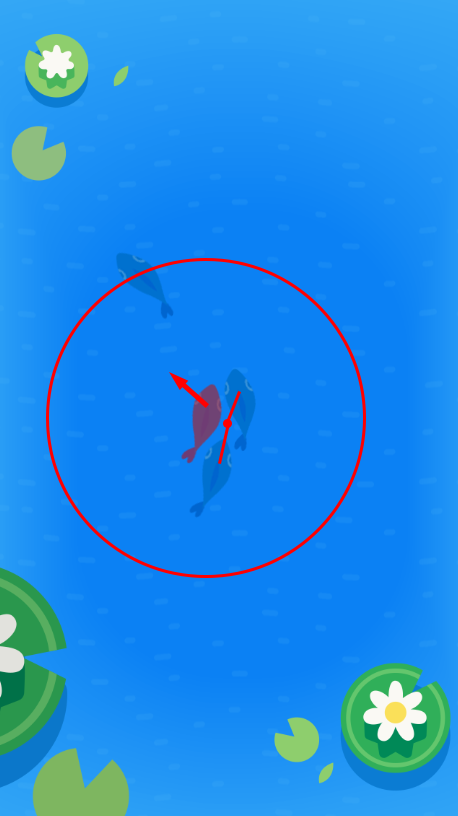
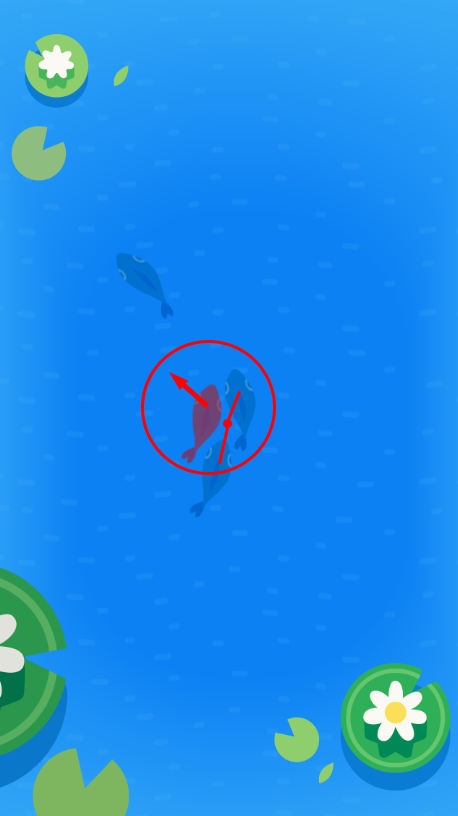
Revision of a layered w=458, h=816 image; what changed, layer by layer:
painted on "radius" over [46, 258, 366, 578]
